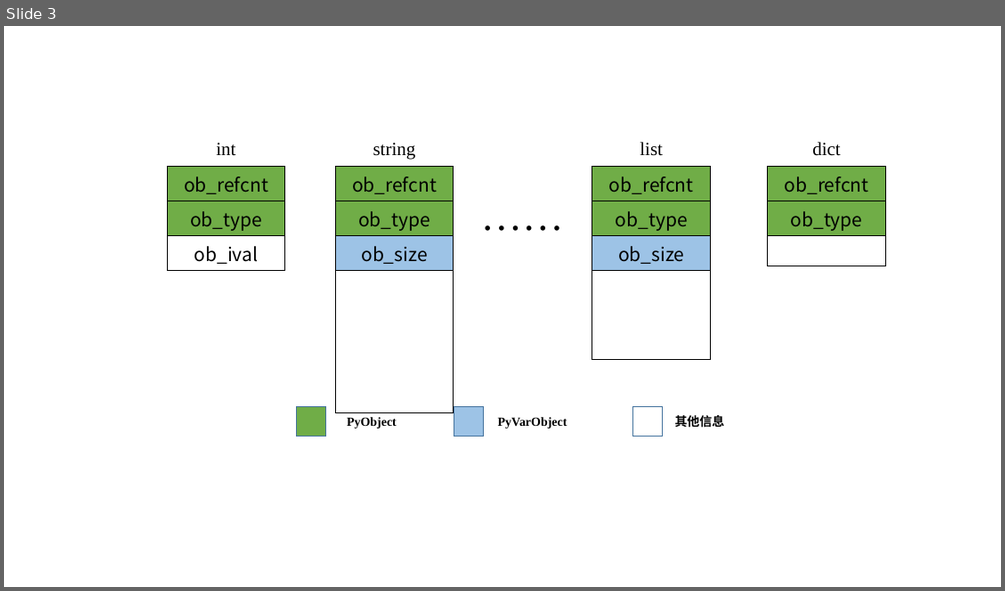
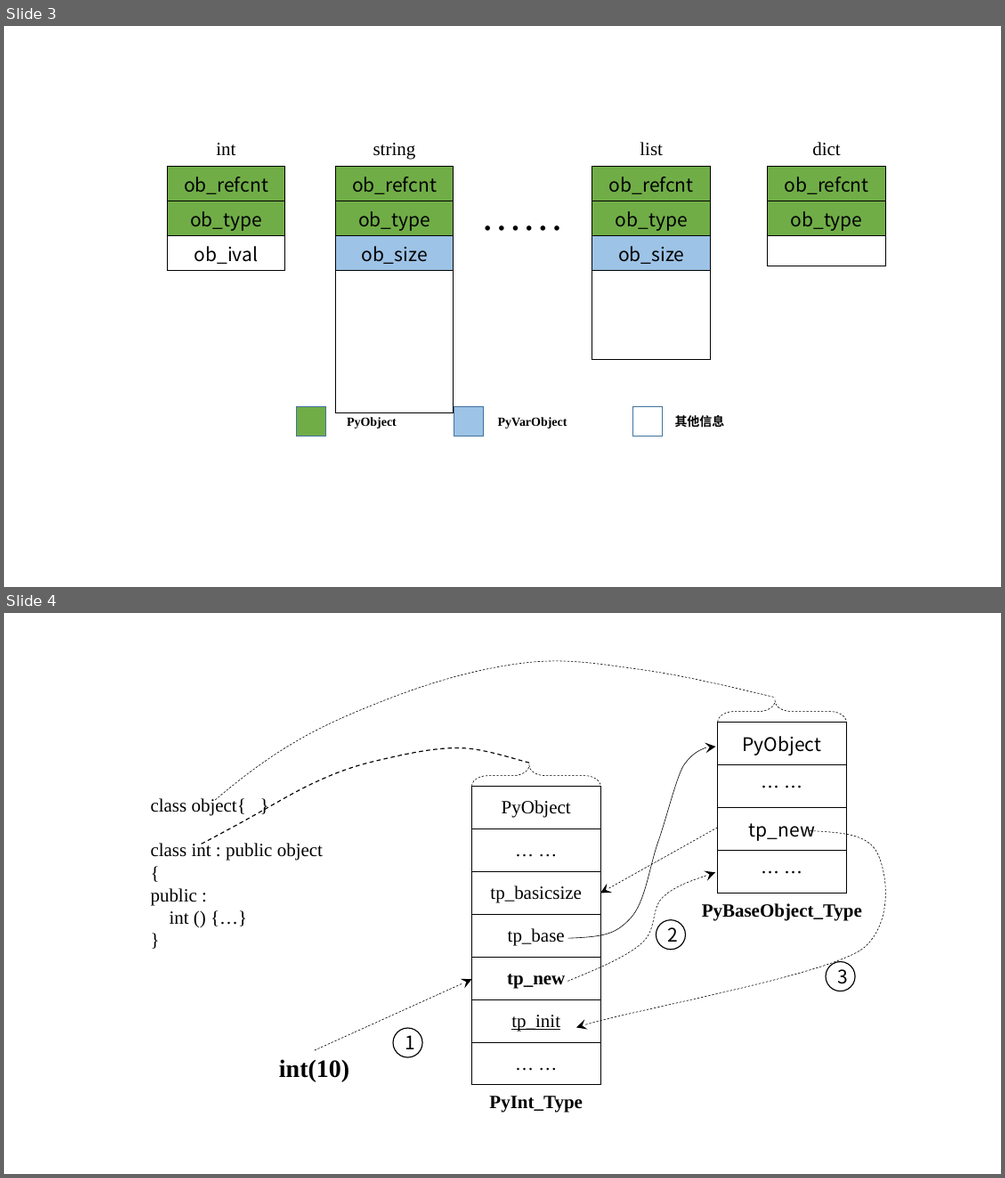
Before and after one commit to wonderly321/PythonLearningResourcceAndNote, a slide deck: test.pptx. Shown one above the other, each under a label of ours: slide 3 before the commit, slides 3 and 4 after it. The pictures are 1005x591 and 1005x1178 pixels, drawn with LibreOffice and Linux fonts; fonts in the diff are those of the drawing. Boxes give left, top, right and bottom in pixels: in the first picture for what was removed or moved away, otherwise in the second. Text is boxed around its words. In the diff, an @@ line names an element or a change of style, - is before the commit and + after.

Commit message:
update 1-2

```diff
--- a/test.pptx
+++ b/test.pptx
@@ slide 4 added at (x1=4, y1=613, x2=1001, y2=1174), background #FFFFFF @@
@@ freeform shape added at (x1=215, y1=661, x2=775, y2=800), outline #000000 0.5 pt dashed @@
@@ left brace added at (x1=718, y1=701, x2=846, y2=722), outline #000000 0.5 pt dashed @@
@@ table added at (x1=718, y1=722, x2=846, y2=892), 4 rows, 1 columns @@
+PyObject
+… …
+tp_new
+… …
@@ freeform shape added at (x1=202, y1=748, x2=530, y2=844), outline #000000 1 pt dashed @@
@@ left brace added at (x1=472, y1=765, x2=600, y2=786), outline #000000 0.5 pt dashed @@
@@ freeform shape added at (x1=568, y1=747, x2=715, y2=938), outline #000000 0.5 pt @@
@@ text added at (x1=151, y1=797, x2=323, y2=924), 18 pt, text #000000 @@
+class object{ }
+class int : public object
+{
+public :
+int () {…}
+}
@@ table added at (x1=472, y1=786, x2=600, y2=1085), 7 rows, 1 columns @@
+PyObject
+… …
+tp_basicsize
+tp_base
+tp_new
+tp_init
+… …
@@ freeform shape added at (x1=576, y1=831, x2=886, y2=1027), outline #000000 0.5 pt dashed @@
@@ arrow added from (718, 827) to (600, 892), #000000 0.5 pt dashed @@
@@ freeform shape added at (x1=568, y1=873, x2=715, y2=981), outline #000000 0.5 pt dashed @@
@@ text added at (x1=702, y1=903, x2=862, y2=920), 18 pt, text #000000, bold @@
+PyBaseObject_Type
@@ ellipse added at (x1=656, y1=919, x2=685, y2=949), fill #FFFFFF, outline #000000 1 pt, 18 pt, text #000000 @@
+2
@@ arrow added from (315, 1051) to (472, 980), #000000 0.5 pt dashed @@
@@ ellipse added at (x1=825, y1=962, x2=855, y2=990), fill #FFFFFF, outline #000000 1 pt, 18 pt, text #000000 @@
+3
@@ ellipse added at (x1=393, y1=1028, x2=422, y2=1057), fill #FFFFFF, outline #000000 1 pt, 18 pt, text #000000 @@
+1
@@ text added at (x1=279, y1=1059, x2=349, y2=1082), 24 pt, text #000000, bold @@
+int(10)
@@ text added at (x1=489, y1=1095, x2=582, y2=1112), 18 pt, text #000000, bold @@
+PyInt_Type
```
